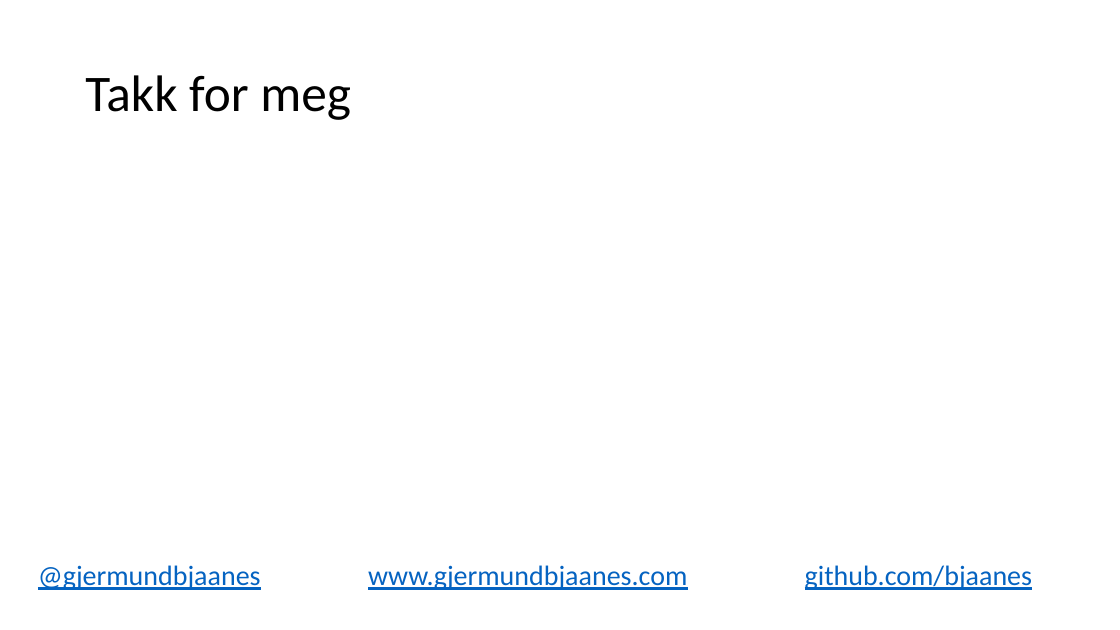
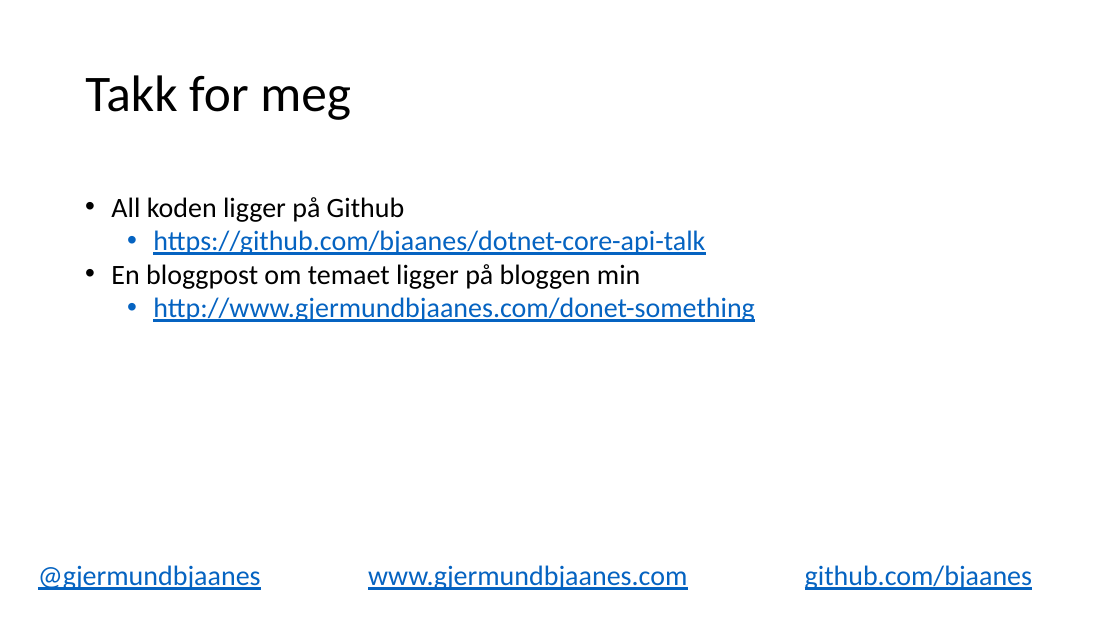
Before and after one commit to gjermundgaraba/dotnet-core-api-talk, a slide deck: slide 19 of dotnet-core-foredrag.pptx. Drawn at 1120x630 pixels with LibreOffice and Linux fonts; fonts in the diff are those of the drawing. Boxes give left, top, right and bottom in pixels: in the first picture for what was removed or moved away, otherwise in the second. Text is boxed around its words. In the diff, an @@ line names an element or a change of style, - is before the commit and + after.

```diff
--- a/dotnet-core-foredrag.pptx
+++ b/dotnet-core-foredrag.pptx
@@ text added at [111, 197, 754, 322], 24 pt, text #0563C1, underline @@
+• All koden ligger på Github
+  • https://github.com/bjaanes/dotnet-core-api-talk
+• En bloggpost om temaet ligger på bloggen min
+  • http://www.gjermundbjaanes.com/donet-something
```
Also in this commit, not shown: 2 other slides changed.
